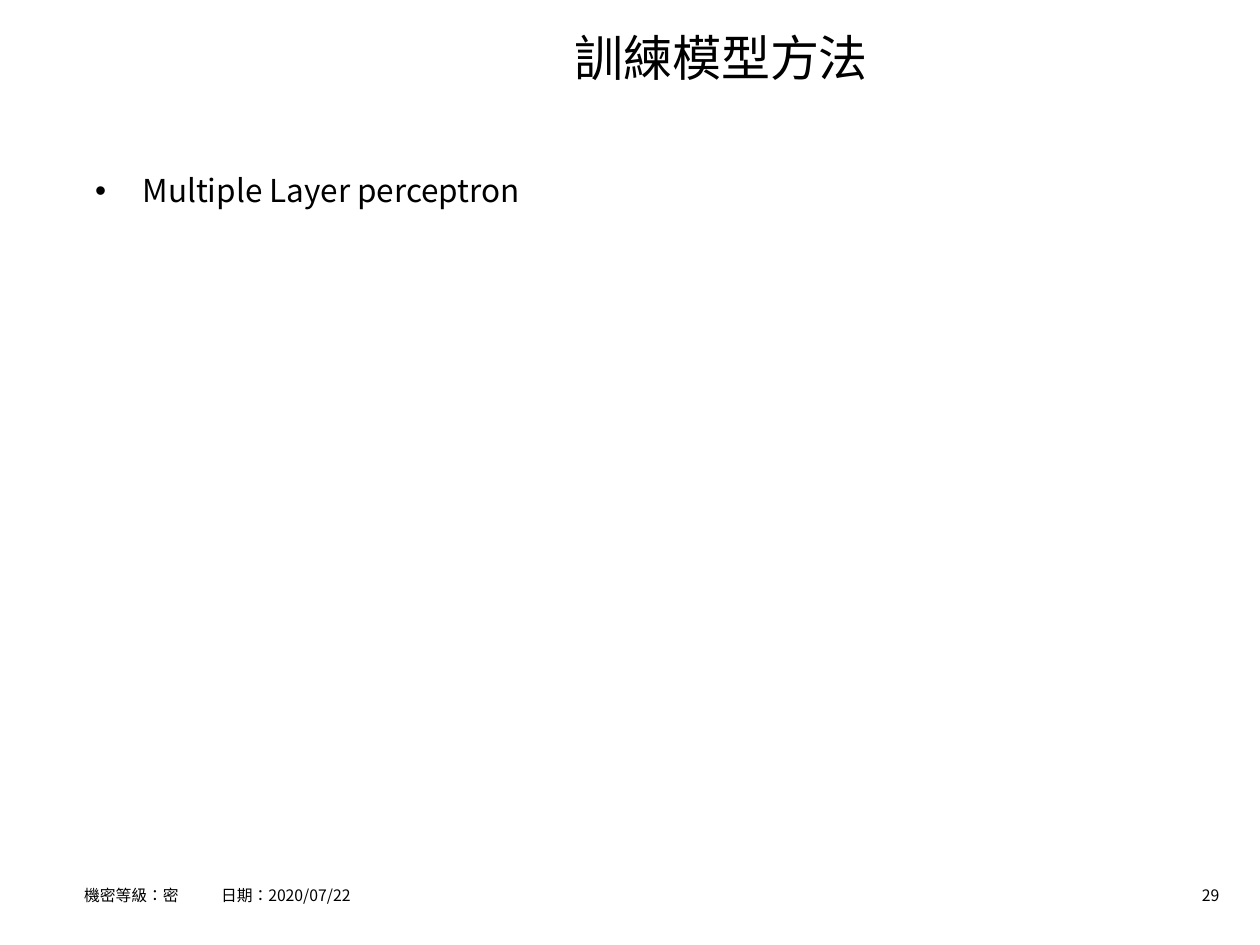
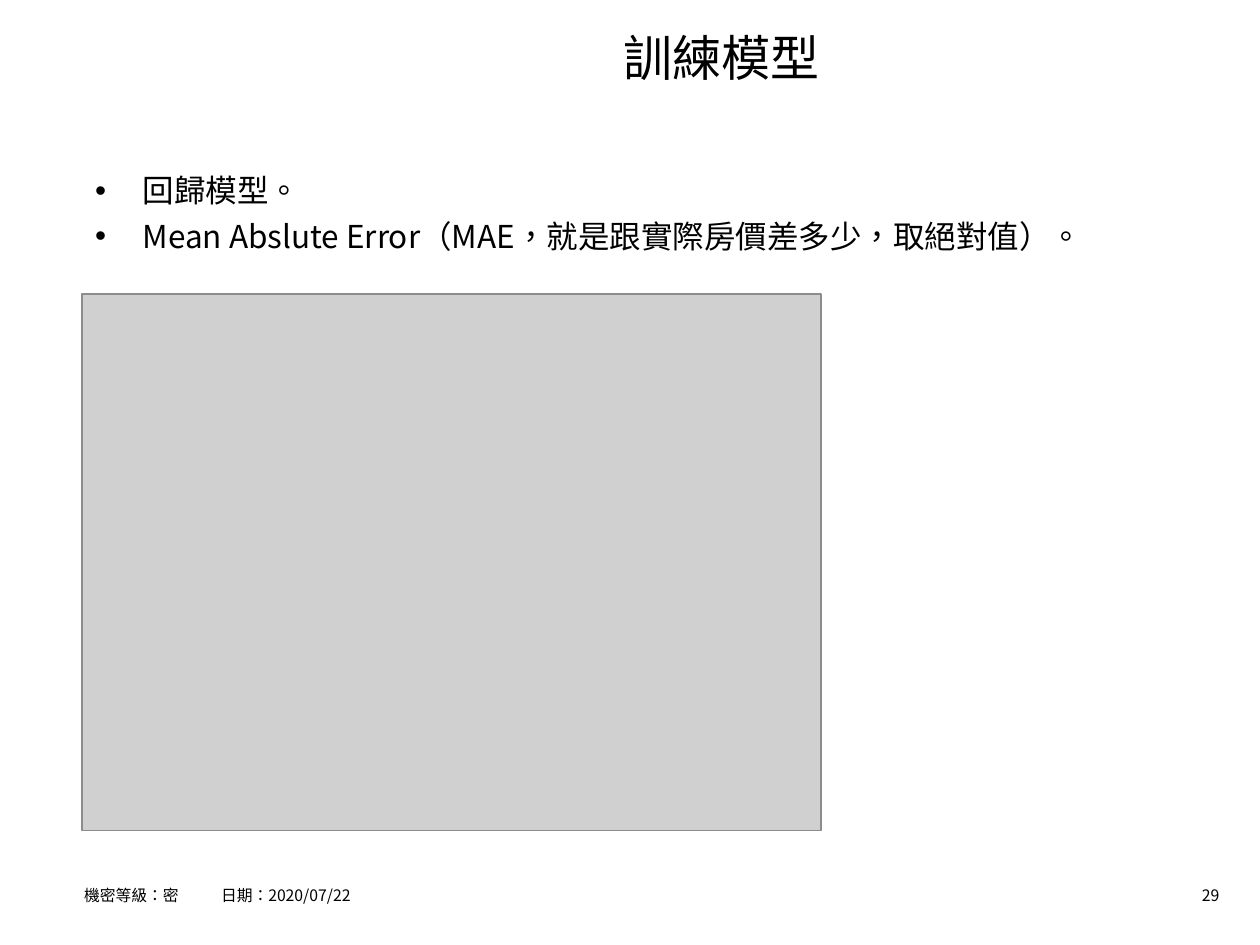
Before and after one commit to hrne/FINAL_REPORT, a slide deck: slide 29 of AI_Report/AI應用-不動產價格預測.ppt. Drawn at 1260x945 pixels with LibreOffice and Linux fonts; fonts in the diff are those of the drawing; grey boxes stand for pictures; background and template pictures are left out. Boxes give left, top, right and bottom in pixels: in the first picture for what was removed or moved away, otherwise in the second. Text is boxed around its words. In the diff, an @@ line names an element or a change of style, - is before the commit and + after.

```diff
--- a/AI_Report/AI應用-不動產價格預測.ppt
+++ b/AI_Report/AI應用-不動產價格預測.ppt
@@ title at box(623, 34, 819, 80): text changed @@
-訓練模型方法
+訓練模型
@@ text at box(143, 175, 1082, 251): text changed @@
-• Multiple Layer perceptron
+• 回歸模型。
+• Mean Abslute Error（MAE，就是跟實際房價差多少，取絕對值）。
@@ picture added at box(82, 294, 820, 830) @@
```
Also in this commit, not shown: 5 other slides changed, 2 slides added, 2 other files.
